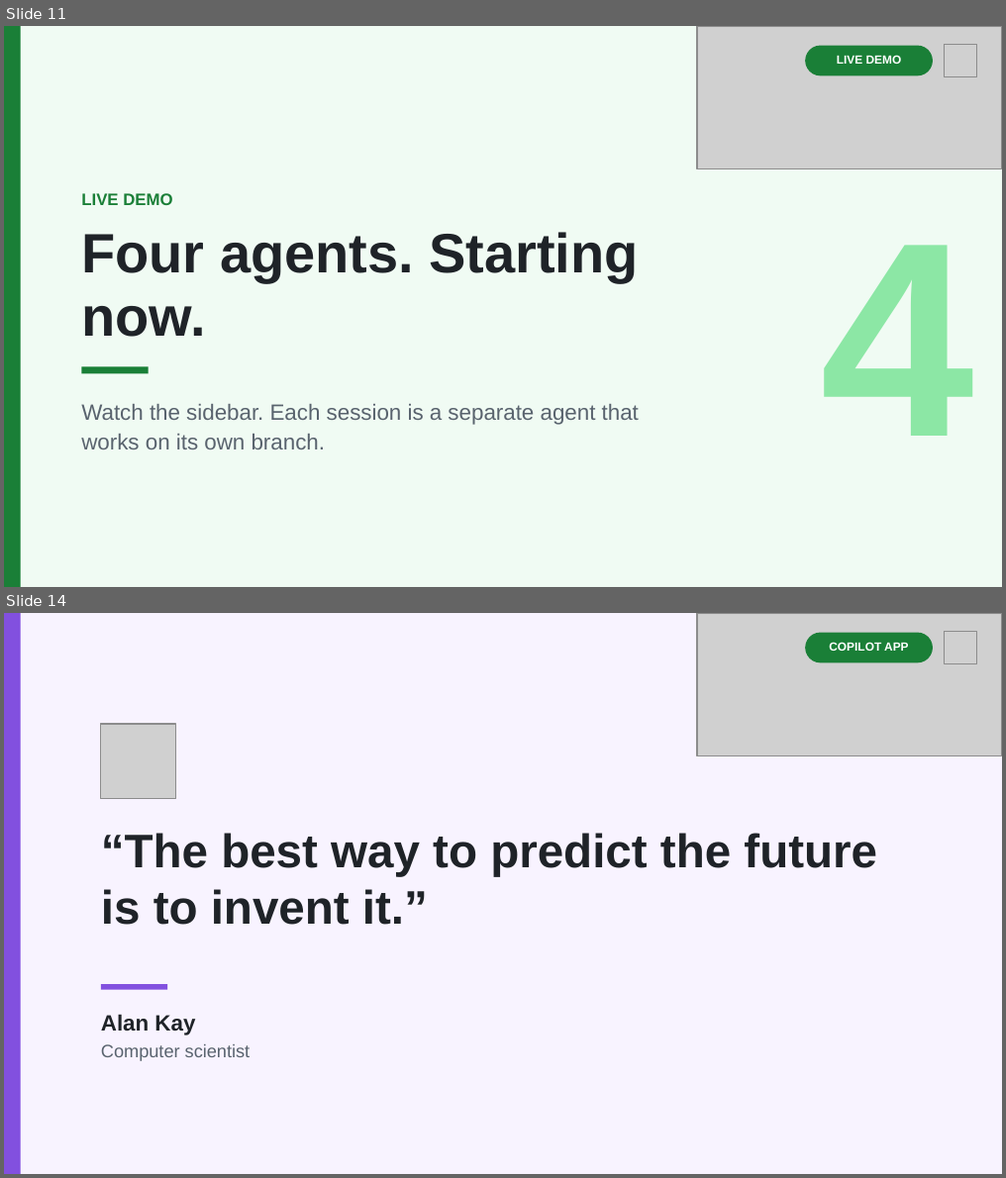
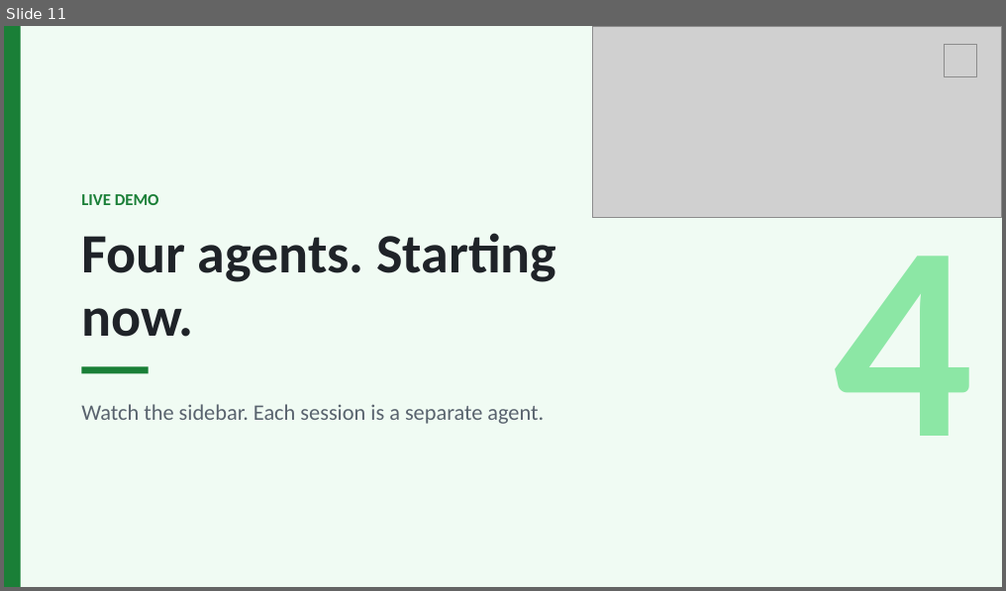
Before and after one commit to DanWahlin/housing-market-demo, a slide deck: talk/copilot-app-put-ai-agents-to-work.pptx. Shown one above the other, each under a label of ours: slides 11 and 14 before the commit, slide 11 after it; the slides between them are not shown. The pictures are 1006x1178 and 1006x591 pixels, drawn with LibreOffice and Linux fonts; fonts in the diff are those of the drawing; grey boxes stand for pictures. Boxes give left, top, right and bottom in pixels: in the first picture for what was removed or moved away, otherwise in the second. Text is boxed around its words. In the diff, an @@ line names an element or a change of style, - is before the commit and + after.

```diff
--- a/talk/copilot-app-put-ai-agents-to-work.pptx
+++ b/talk/copilot-app-put-ai-agents-to-work.pptx
@@ slide 14 removed at box(4, 613, 1002, 1174), background #F8F3FF @@
@@ rectangle removed at box(4, 613, 21, 1173) @@
@@ picture removed at box(697, 613, 1002, 756) @@
@@ rounded rectangle removed at box(805, 632, 933, 663) @@
@@ text removed at box(829, 642, 908, 651) @@
-COPILOT APP
@@ picture removed at box(944, 631, 977, 663) @@
@@ picture removed at box(101, 724, 175, 798) @@
@@ text removed at box(101, 833, 877, 925) @@
-“The best way to predict the future is to invent it.”
@@ rectangle removed at box(101, 984, 167, 990) @@
@@ text removed at box(101, 1014, 195, 1036) @@
-Alan Kay
@@ text removed at box(101, 1045, 251, 1061) @@
-Computer scientist
@@ slide 11 changed as well @@
@@ picture: place and size @@
-picture at box(697, 26, 1002, 169)
+picture at box(593, 26, 1002, 218)
@@ rounded rectangle removed at box(805, 45, 933, 76) @@
@@ text removed at box(837, 56, 902, 64) @@
-LIVE DEMO
@@ font Arial to Calibri in 3 elements at box(834, 206, 974, 436), box(81, 194, 159, 205), box(81, 233, 556, 337) @@
@@ text at box(81, 404, 544, 424): text changed; font Arial to Calibri @@
-Watch the sidebar. Each session is a separate agent that works on its own branch.
+Watch the sidebar. Each session is a separate agent.
```
Also in this commit, not shown: 13 other slides changed, 1 slide added, 1 other slide removed.
